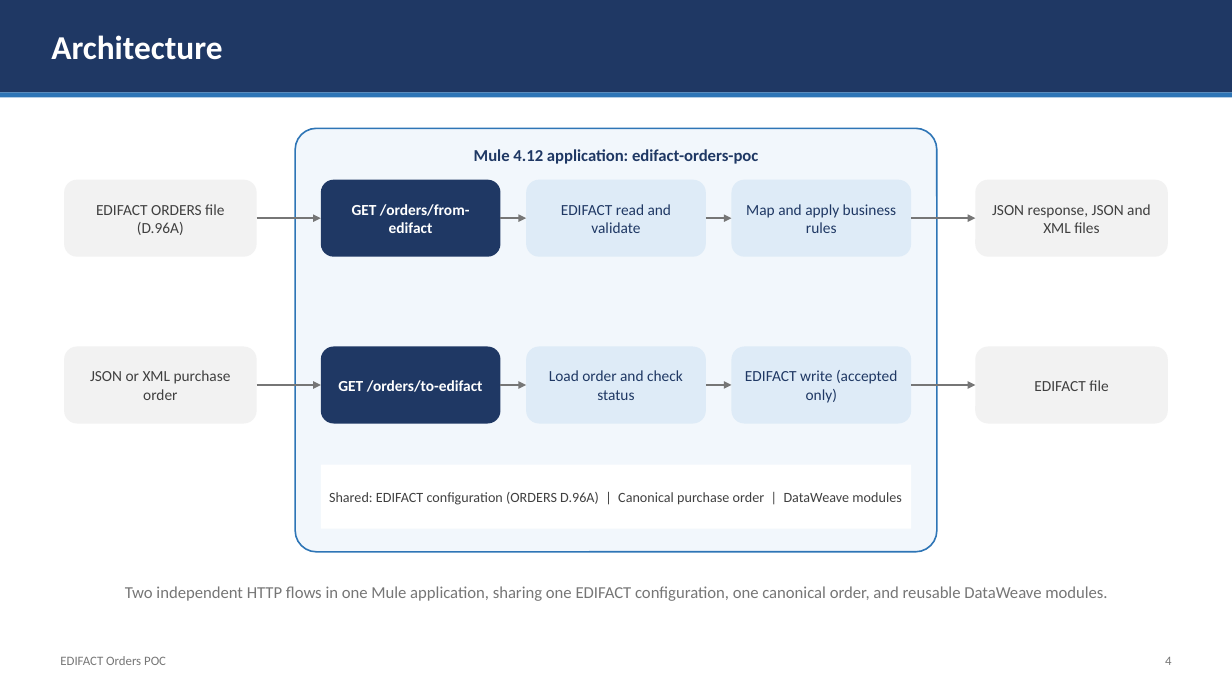
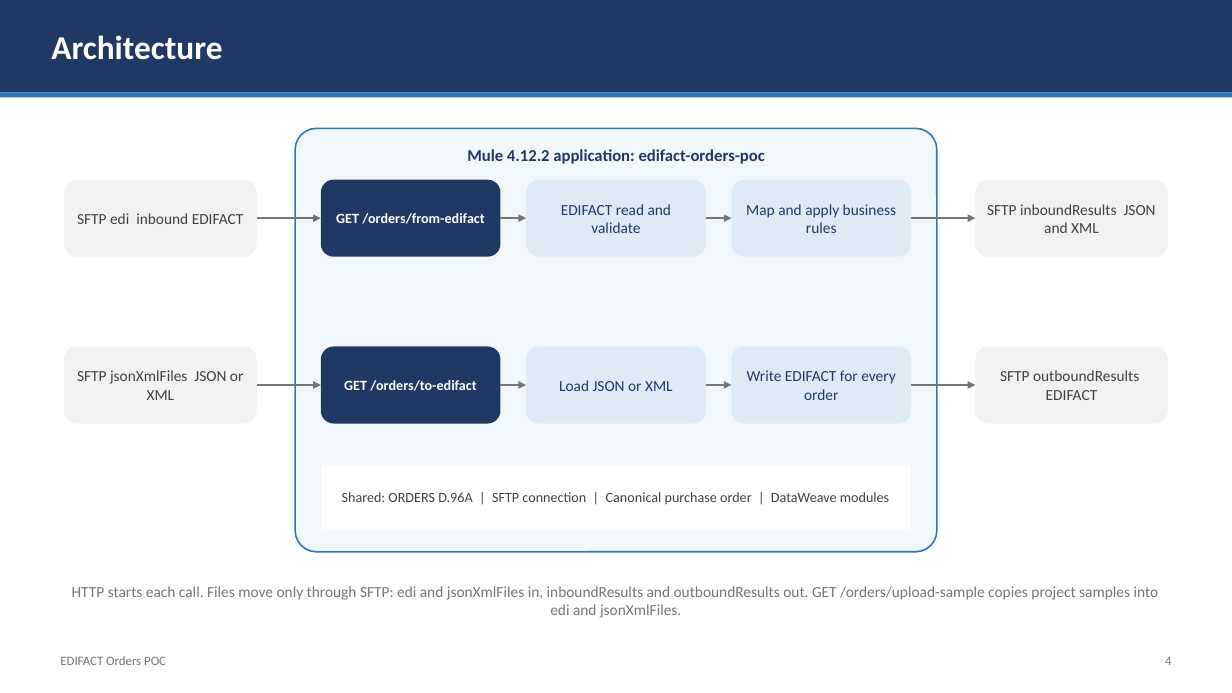
Before and after one commit to subhash-builds/edifact-orders-poc, a slide deck: slide 4 of EDIFACT-Orders-POC.pptx. Drawn at 1232x693 pixels with LibreOffice and Linux fonts; fonts in the diff are those of the drawing. Boxes give left, top, right and bottom in pixels: in the first picture for what was removed or moved away, otherwise in the second. Text is boxed around its words. In the diff, an @@ line names an element or a change of style, - is before the commit and + after.

```diff
--- a/EDIFACT-Orders-POC.pptx
+++ b/EDIFACT-Orders-POC.pptx
@@ text in rounded rectangle at box(467, 149, 765, 164): text changed @@
-Mule 4.12 application: edifact-orders-poc
+Mule 4.12.2 application: edifact-orders-poc
@@ rounded rectangle "GET /orders/from-edifact" at box(321, 179, 500, 256): size 12 to 11 pt @@
@@ text in rounded rectangle at box(987, 204, 1156, 233): text changed @@
-JSON response, JSON and XML files
+SFTP inboundResults JSON and XML
@@ text in rounded rectangle at box(77, 213, 244, 224): text changed @@
-EDIFACT ORDERS file (D.96A)
+SFTP edi inbound EDIFACT
@@ rounded rectangle "GET /orders/to-edifact" at box(321, 347, 500, 423): size 12 to 11 pt @@
@@ text in rounded rectangle at box(77, 370, 243, 400): text changed @@
-JSON or XML purchase order
+SFTP jsonXmlFiles JSON or XML
@@ text in rounded rectangle at box(559, 380, 673, 391): text changed @@
-Load order and check status
+Load JSON or XML
@@ text in rounded rectangle at box(747, 370, 895, 400): text changed @@
-EDIFACT write (accepted only)
+Write EDIFACT for every order
@@ text in rounded rectangle at box(1000, 370, 1139, 400): text changed @@
-EDIFACT file
+SFTP outboundResults EDIFACT
@@ text in rectangle at box(342, 492, 889, 504): text changed @@
-Shared: EDIFACT configuration (ORDERS D.96A) | Canonical purchase order | DataWeave modules
+Shared: ORDERS D.96A | SFTP connection | Canonical purchase order | DataWeave modules
@@ text at box(72, 586, 1159, 618): text changed; size 13 to 12 pt @@
-Two independent HTTP flows in one Mule application, sharing one EDIFACT configuration, one canonical order, and reusable DataWeave modules.
+HTTP starts each call. Files move only through SFTP: edi and jsonXmlFiles in, inboundResults and outboundResults out. GET /orders/upload-sample copies project samples into edi and jsonXmlFiles.
```
Also in this commit, not shown: 8 other slides changed.
